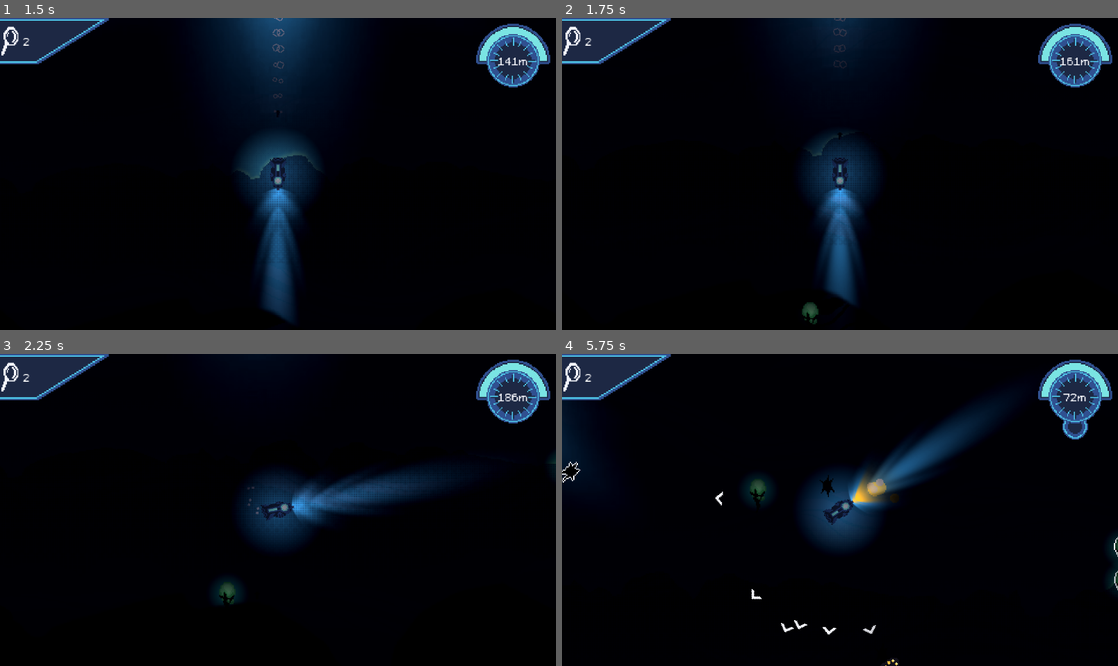
Above: before the commit, frames 1-4 (two rows, left to right).
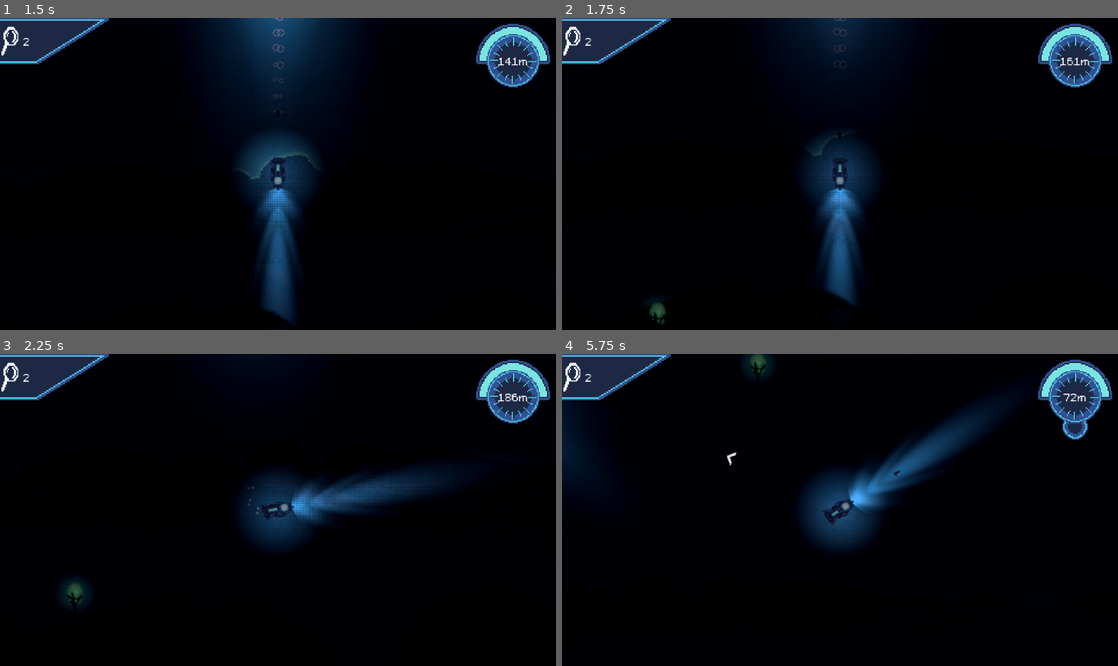
Above: after the commit, the same moments.

Repository: austingwatson/Depths
Game: Godot game, scene res://scenes/game.tscn
Two runs of this game, one before a commit and one after it. Both use one fixed random seed, a clock stepped at 60 frames per second and the inputs below. This scene is started directly instead of the project's main scene. Sound files missing from this copy of the repository are replaced by a short silence.
Inputs (mouse positions are in pixels of both pictures, inside the frame that each line leads up to):
- Up to frame 1 (1.5 s): tap Enter at 0.5 s; move the mouse to (400, 158) at 0.52 s; hold Space (thrust) 0.53-1.28 s; tap Mouse wheel down (change_weapon_down) at 0.6 s; click (400, 158) at 0.67 s; move the mouse to (166, 189) at 1.27 s; tap Mouse wheel up (change_weapon_up) at 1.35 s
- Up to frame 2 (1.75 s): no input
- Up to frame 3 (2.25 s): move the mouse to (333, 441) at 2.02 s; hold Space (thrust) from 2.03 s (still down); hold Right mouse button (rotate) from 2.03 s (still down)
- Up to frame 4 (5.75 s): move the mouse to (812, 572) at 2.77 s; release Right mouse button (rotate) at 2.78 s; click (812, 572) at 2.85 s; move the mouse to (1006, 556) at 3.52 s; release Space (thrust) at 3.53 s; tap Shift (sonar) at 3.6 s; move the mouse to (673, 463) at 4.27 s; tap Mouse wheel down (change_weapon_down) at 4.35 s; move the mouse to (867, 510) at 5.02 s; tap Mouse wheel up (change_weapon_up) at 5.1 s; click (867, 510) at 5.17 s

Frame 1 is identical in both runs. In frame 2, 0.3% of the frame differs, in the area x 15-47%, y 90-99%; in frame 3, 0.6%; in frame 4, 1.6%, in the area x 0-100%, y 0-100%.

Commit message:
fixed spawning off screen and added shock sound

Diff:
--- a/scenes/entity/actor/player.tscn
+++ b/scenes/entity/actor/player.tscn
@@ -8,6 +8,7 @@
 [ext_resource type="PackedScene" uid="uid://dmy0i8hd43tcj" path="res://scenes/component/energy.tscn" id="3_v7w8l"]
 [ext_resource type="AudioStream" uid="uid://7gv0peu147eb" path="res://assets/sounds/thruster3.wav" id="4_ckmxu"]
 [ext_resource type="Texture2D" uid="uid://dgb36hfijxjf1" path="res://assets/textures/effects/2d_lights_and_shadows_neutral_point_light.png" id="5_f6cxi"]
+[ext_resource type="AudioStream" uid="uid://bvve5of0n3mvb" path="res://assets/sounds/Hit_Hurt.wav" id="5_mfv3l"]
 [ext_resource type="Texture2D" uid="uid://ccn0ikslju12v" path="res://assets/textures/effects/2d_point_light.png" id="6_18kca"]
 [ext_resource type="PackedScene" uid="uid://lcn2s72e03xc" path="res://scenes/component/skill_cooldown.tscn" id="6_b81v7"]
 [ext_resource type="Texture2D" uid="uid://brrmjvq8w3jmh" path="res://assets/textures/effects/ies_lights_pack_3d_model2.png" id="6_owhjy"]
@@ -94,6 +95,9 @@
 
 [node name="ThrusterSound" type="AudioStreamPlayer" parent="."]
 stream = ExtResource("4_ckmxu")
+
+[node name="DeathSound" type="AudioStreamPlayer" parent="."]
+stream = ExtResource("5_mfv3l")
 
 [node name="Camera2D" type="Camera2D" parent="."]
 script = ExtResource("10_8l8co")
@@ -296,6 +300,7 @@
 angle_max = 360.0
 color_ramp = SubResource("Gradient_xwbx1")
 
+[connection signal="finished" from="DeathSound" to="." method="_on_death_sound_finished"]
 [connection signal="charging" from="Energy" to="." method="_on_energy_charging"]
 [connection signal="energy_changed" from="Energy" to="." method="_on_energy_energy_changed"]
 [connection signal="no_energy" from="Energy" to="." method="_on_energy_no_energy"]
--- a/scenes/entity/projectile/shock.tscn
+++ b/scenes/entity/projectile/shock.tscn
@@ -1,7 +1,8 @@
-[gd_scene load_steps=7 format=3 uid="uid://4t4v3xeqcma2"]
+[gd_scene load_steps=8 format=3 uid="uid://4t4v3xeqcma2"]
 
 [ext_resource type="Script" uid="uid://dhniosaannv60" path="res://scripts/entity/projectile/shock.gd" id="1_jmcv3"]
 [ext_resource type="PackedScene" uid="uid://b0foxywnu3rrx" path="res://scenes/component/hit_box.tscn" id="2_0iv5t"]
+[ext_resource type="AudioStream" uid="uid://b83yyynj2lbc1" path="res://assets/sounds/microwave_gun.wav" id="2_1xao5"]
 [ext_resource type="Texture2D" uid="uid://i6plrgcblxll" path="res://assets/textures/effects/effect_sheet.png" id="3_0iv5t"]
 
 [sub_resource type="ConvexPolygonShape2D" id="ConvexPolygonShape2D_0iv5t"]
@@ -19,6 +20,7 @@
 script = ExtResource("1_jmcv3")
 
 [node name="ShockSound" type="AudioStreamPlayer" parent="."]
+stream = ExtResource("2_1xao5")
 
 [node name="HitBox" parent="." instance=ExtResource("2_0iv5t")]
 collision_layer = 2
--- a/scripts/entity/actor/player.gd
+++ b/scripts/entity/actor/player.gd
@@ -35,6 +35,7 @@
 @onready var repair_particles := $RepairParticle
 @onready var research_particles := $ResearchParticle
 @onready var sonar_partciles := $SonarPulseParticles
+@onready var death_sound := $DeathSound
 var player_stats: PermStats = EntityManager.player_stats
 var no_power := false
 var initial_drop := true
@@ -239,9 +240,14 @@
 
 
 func _on_hurt_box_dead() -> void:
+	damaged_sound.stop()
+	death_sound.play()
+
+
+func _on_research_added() -> void:
+	research_particles.emitting = true
+
+
+func _on_death_sound_finished() -> void:
 	EntityManager.clear()
 	get_tree().change_scene_to_file("res://scenes/end_game_screen.tscn")
-
-
-func _on_research_added() -> void:
-	research_particles.emitting = true
--- a/scripts/entity/spawner.gd
+++ b/scripts/entity/spawner.gd
@@ -62,14 +62,15 @@
 	var spawn_pos := get_viewport().get_camera_2d().global_position
 	match dir:
 		"up":
-			spawn_pos += Vector2(randf_range(-screen_size.x - margin, screen_size.x + margin), -screen_size.y - margin)
+			spawn_pos += Vector2(randf_range(-screen_size.x - margin, screen_size.x + margin), -screen_size.y * 2 - margin)
 		"left":
-			spawn_pos += Vector2(-screen_size.x - margin, randf_range(-screen_size.y - margin, screen_size.y + margin))
+			spawn_pos += Vector2(-screen_size.x - margin, randf_range(-screen_size.y - margin, screen_size.y * 2 + margin))
 		"down":
-			spawn_pos += Vector2(randf_range(-screen_size.x - margin, screen_size.x + margin), screen_size.y + margin)
+			spawn_pos += Vector2(randf_range(-screen_size.x * 2 - margin, screen_size.x + margin), screen_size.y + margin)
 		"right":
-			spawn_pos += Vector2(screen_size.x + margin, randf_range(-screen_size.y - margin, screen_size.y + margin))
+			spawn_pos += Vector2(screen_size.x * 2 + margin, randf_range(-screen_size.y - margin, screen_size.y + margin))
 
+	#spawn_pos = get_viewport().get_camera_2d().global_position
 	return spawn_pos
 
 
Not shown: 1 places in scenes/entity/actor/player.tscn that only renumber resources
